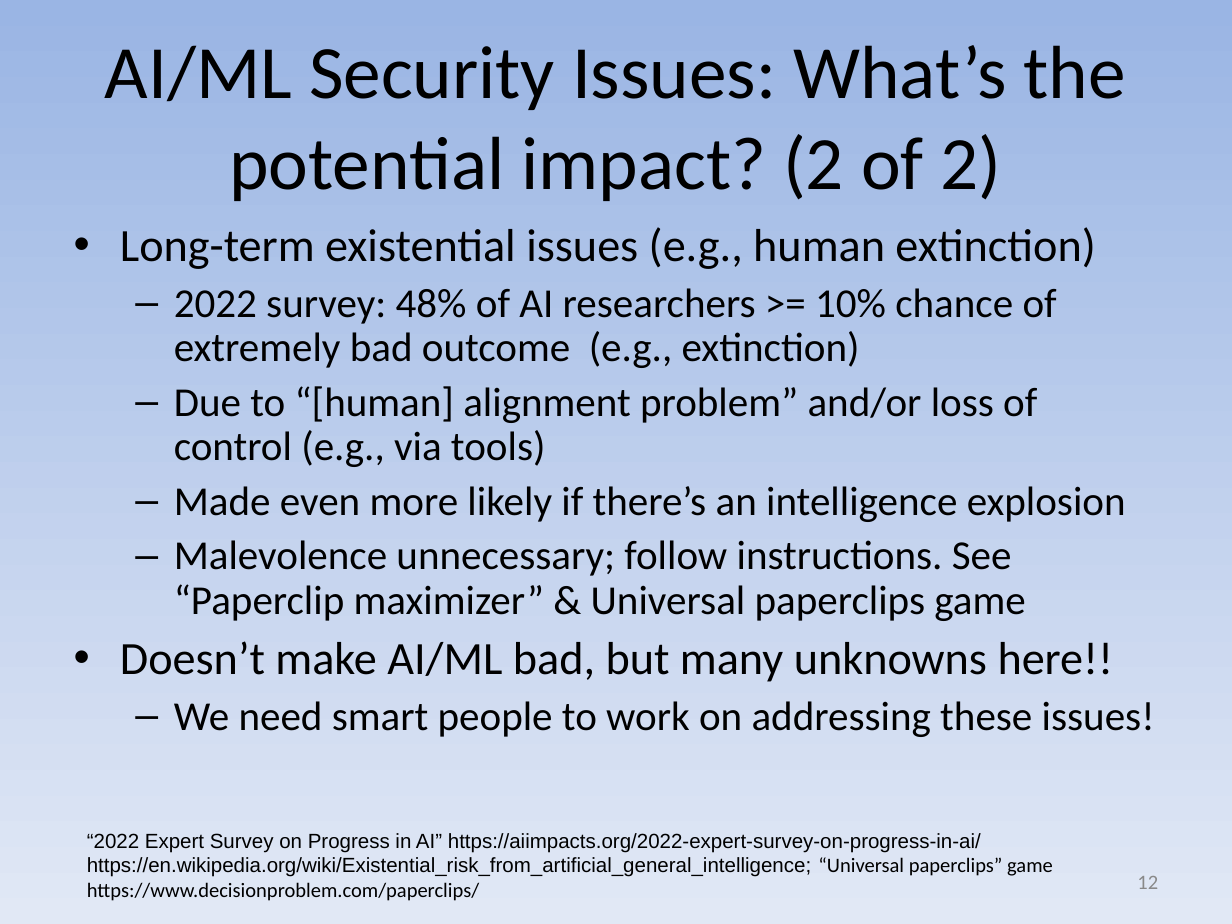
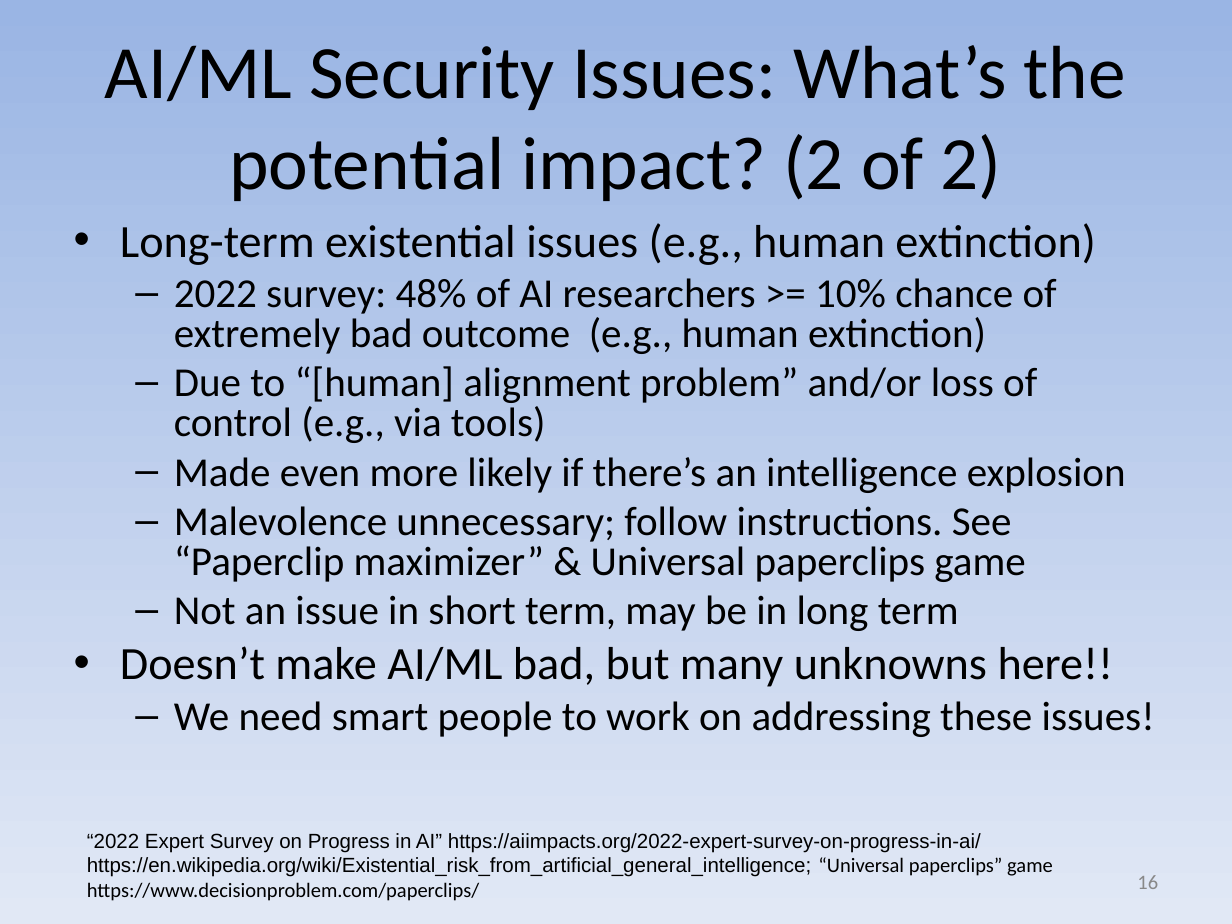
Before and after one commit to david-a-wheeler/david-a-wheeler.github.io, a slide deck: slide 16 of secure-class/presentations/AI-ML-Security.ppt (slide 12 before the commit). Drawn at 1232x924 pixels with LibreOffice and Linux fonts; fonts in the diff are those of the drawing. Boxes give left, top, right and bottom in pixels: in the first picture for what was removed or moved away, otherwise in the second. Text is boxed around its words. In the diff, an @@ line names an element or a change of style, - is before the commit and + after.

Commit message:
Update AI-ML-Security.ppt
In particular, add points from Kumar, broaden discussion / context

```diff
--- a/secure-class/presentations/AI-ML-Security.ppt
+++ b/secure-class/presentations/AI-ML-Security.ppt
@@ text at (x1=120, y1=223, x2=1155, y2=737): line spacing 0.9 to 0.8 @@
@@ text at (x1=174, y1=278, x2=1057, y2=354): text changed @@
-  – 2022 survey: 48% of AI researchers >= 10% chance of extremely bad outcome (e.g., extinction)
+  – 2022 survey: 48% of AI researchers >= 10% chance of extremely bad outcome (e.g., human extinction)
@@ text at (x1=174, y1=595, x2=959, y2=631): paragraph added @@
+  – Not an issue in short term, may be in long term
@@ page number at (x1=1137, y1=875, x2=1158, y2=889): text changed @@
-12
+16
```
Also in this commit, not shown: 9 other slides changed, 6 slides added.
